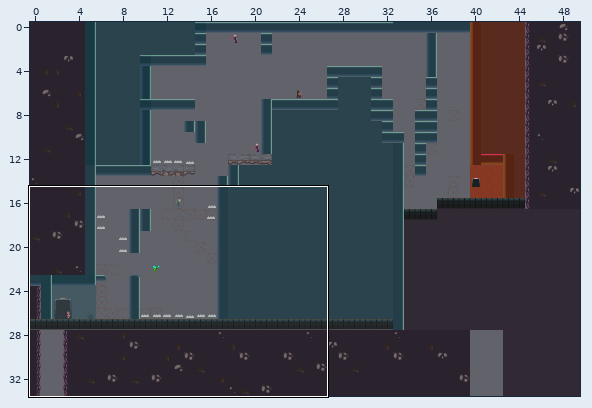
Tiled map (JSON) -- Eudaemon/assets/levels/level8.json. The picture above shows the old version from afar; the outline marks the close-up.
Close-up. As it was:
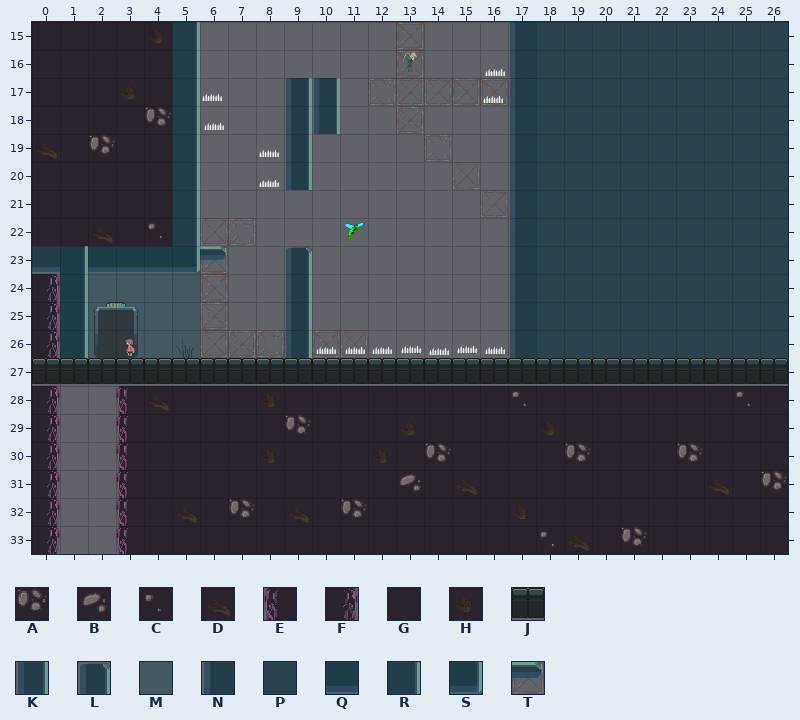
Cells are 32x32 px. Shown: x 0..26, y 15..33. The commit also changed other parts of the map, which this record leaves out.
Key: from "Eudaemon Tilleset": A 10 "DeepDirt1x1A", B 12 "DeepDirt1x1C", C 53 "DeepDirt1x1D", D 89 "CorruptedDirtC", E 92 "CorruptedLeftA", F 93 "CorruptedRightA", G 104 "CorruptedDirtA", H 105 "CorruptedDirtB", J 143 "TiledFloorA", K 148 "MetalPlatformDVert", L 151 "MetalPlatformLeftEndVert", M 156 "MetalWallBGA", N 168 "MetalPlatformExteriorVer", P 169 "MetalPlatformExteriorMid", Q 170 "MetalPlatformExterior", R 171 "MetalPlatformExteriorVer", S 195 "MetalPlatformExteriorCor", T 327 "MetalPlatformLedgeRight".
_ is an empty cell.
Layers that did not change in this view are not listed.
Layer "TileLayerBG2" before, first column x 0:
15 __________________PPPPPPPPP
16 __________________PPPPPPPPP
17 __________________PPPPPPPPP
18 __________________PPPPPPPPP
19 __________________PPPPPPPPP
20 __________________PPPPPPPPP
21 __________________PPPPPPPPP
22 __________________PPPPPPPPP
23 _MMMMM____________PPPPPPPPP
24 _MMMMM____________PPPPPPPPP
25 _MMMMM____________PPPPPPPPP
26 _MMMMM____________PPPPPPPPP
27 ___________________________
28 ___________________________
29 ___________________________
30 ___________________________
31 ___________________________
32 ___________________________
33 ___________________________
Layer "TileLayerFG" before, first column x 0:
15 GGGGHR___________N_________
16 GGGGGR___________N_________
17 GGGHGR___KK______N_________
18 GGGGAR___KK______N_________
19 DGAGGR___K_______N_________
20 GGGGGR___K_______N_________
21 GGGGGR___________N_________
22 GGDGCR___________N_________
23 QRQQQST__L_______N_________
24 FR_______K_______N_________
25 FR_______K_______N_________
26 FR_______K_______N_________
27 JJJJJJJJJJJJJJJJJJJJJJJJJJJ
28 F__EDGGGHGGGGGGGGCGGGGGGGCG
29 F__EGGGGGAGGGHGGGGHGGGGGGGG
30 F__EGGGGHGGGHGAGGGGAGGGAGGG
31 F__EGGGGGGGGGBGDGGGGGGGGDGA
32 F__EGDGAGDGAGGGGGHGGGGGGGGG
33 F__EGGGGGGGGGGGGGGCDGAGGGGG
Now the later version:
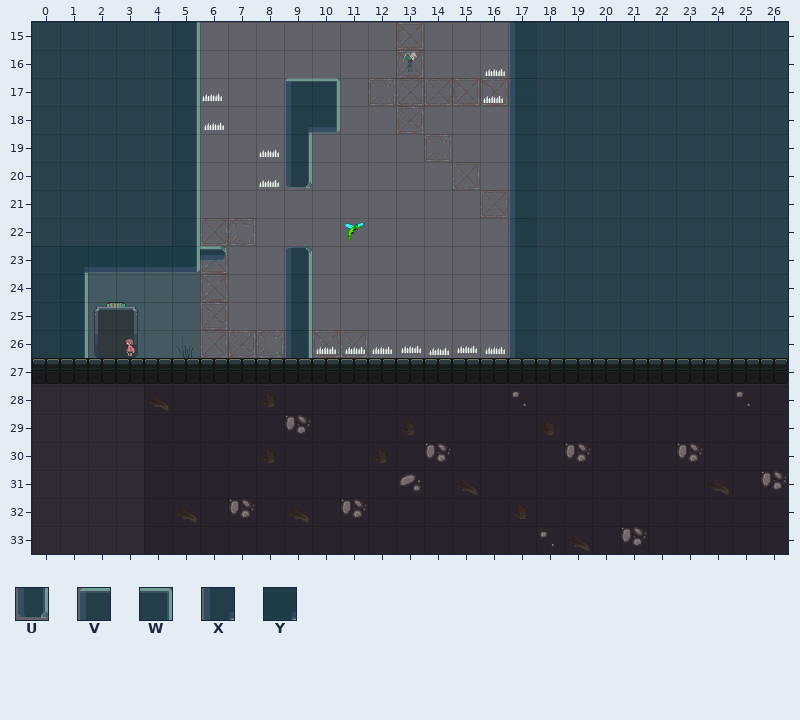
Further tiles: from "Eudaemon Tilleset": U 152 "MetalPlatformRightEndVer", V 175 "MetalPlatformExteriorCor", W 176 "MetalPlatformExteriorCor", X 206 "MetalPlatformExteriorMid", Y 319 "MetalPlatformExteriorMid".
See-through tiles are keyed as they look on the map.
Changes in this commit:
Layer "TileLayerBG2":
The edit adds tile G in row 27 at x 0 to 26; in rows 28 to 33 at x 0 to 3.
The edit adds tile P in rows 15 to 22 at x 0 to 4.
Layer "TileLayerFG":
Tile F gives way to tile P in rows 24 to 26 at x 0.
Tile Q gives way to tile P in row 23 at x 0.
Tile K gives way to tile S in row 18 at x 10.
Tile K gives way to tile U in row 20 at x 9.
Tile K gives way to tile V in row 17 at x 9.
Tile K gives way to tile W in row 17 at x 10.
Tile K gives way to tile X in row 18 at x 9.
Tile R gives way to tile Y in row 23 at x 1.
Tile A is removed in row 18 at x 4; in row 19 at x 2.
Tile C is removed in row 22 at x 4.
Tile D is removed in row 19 at x 0; in row 22 at x 2.
Tile E is removed in rows 28 to 33 at x 3.
Tile F is removed in rows 28 to 33 at x 0.
Tile G is removed in row 15 at x 0 to 3; in row 16 at x 0 to 4; in row 17 at x 0 to 2 and 4; in row 18 at x 0 to 3; in row 19 at x 1 and 3 to 4; in rows 20 to 21 at x 0 to 4.
Tile G is removed in row 22 at x 0 to 1 and 3.
Tile H is removed in row 15 at x 4; in row 17 at x 3.
Changed places in both close-ups, as pixel boxes (x1, y1, x2, y2):
changed: (32, 22, 788, 554)
